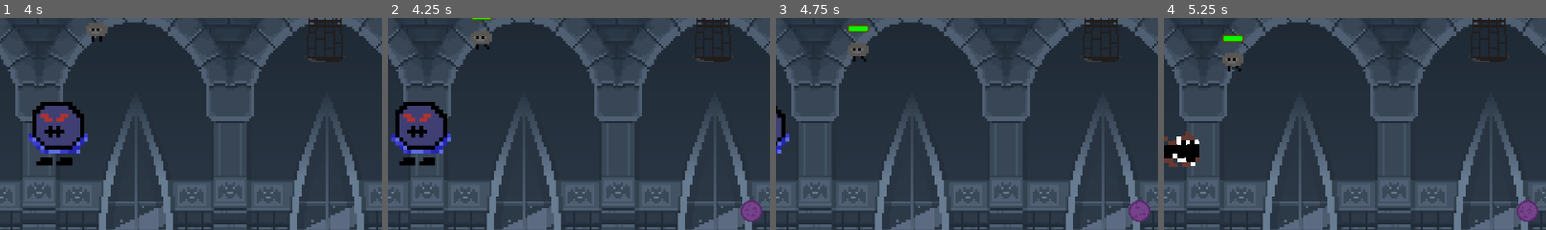
Above: before the commit, frames 1-4 (left to right).
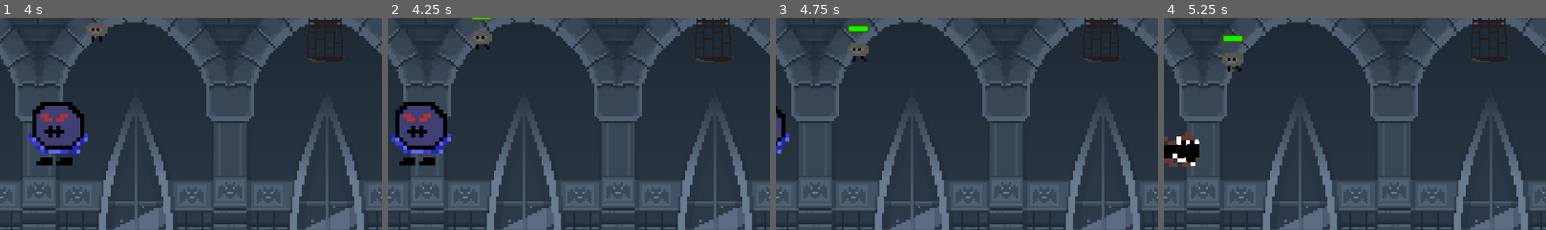
Above: after the commit, the same moments.

Repository: X13warzone/Phase-Two
Game: Godot game, scene res://level.tscn
The game is run twice, just before and just after one commit, with the same random seed, the same clock (stepped at 60 frames per second) and the same inputs.
Inputs (mouse positions are % of the whole screen's width and height, from its top left):
- Up to frame 1 (4 s): tap Enter at 0.5 s; move the mouse to (72, 45) at 0.52 s; press the mouse at (72, 45) at 0.53 s; hold D (move_right) 0.53-1.28 s; move the mouse to (30, 55) at 1.27 s; release the mouse at (30, 55) at 1.28 s; hold S (move_down) 1.28-2.03 s; click (30, 55) at 1.35 s; move the mouse to (60, 28) at 2.02 s; press the mouse at (60, 28) at 2.03 s; hold D (move_right) 2.03-2.78 s; move the mouse to (45, 70) at 2.77 s; release the mouse at (45, 70) at 2.78 s; hold W (move_up) 2.78-3.53 s; click (45, 70) at 2.85 s; move the mouse to (80, 65) at 3.52 s; press the mouse at (80, 65) at 3.53 s; hold A (move_left) from 3.53 s (still down)
- Up to frame 2 (4.25 s): keep holding A (move_left); tap Q (skill_1) at 4.15 s
- Up to frame 3 (4.75 s): keep holding A (move_left); move the mouse to (20, 35) at 4.27 s; release the mouse at (20, 35) at 4.28 s; click (20, 35) at 4.35 s
- Up to frame 4 (5.25 s): move the mouse to (55, 50) at 5.02 s; release A (move_left) at 5.03 s; press the mouse at (55, 50) at 5.03 s; hold S (move_down) from 5.03 s (still down)
The pictures show only the part of the screen within x 32-82%, y 20-70%; the shares and areas given below are measured in that part.

Frame 1 is identical in both runs. In frame 2, 0.5% of the frame differs, in the area x 92-98%, y 86-97%; in frame 3, 0.5%; in frame 4, 0.5%.

Commit message:
Fixed bug with magic pool being unlocked too early

Diff:
--- a/boss/boss.gd
+++ b/boss/boss.gd
@@ -6,6 +6,7 @@
 
 
 @onready var melee_combo_timer: Timer = $MeleeComboTimer
+@onready var magic_pool_timer: Timer = $MagicPoolTimer
 @onready var hp_bar: TextureProgressBar = $CanvasLayer/HPBar
 @onready var attack_player: AnimationPlayer = $AttackHitbox/AttackPlayer
 @onready var animated_sprite_2d: AnimatedSprite2D = $AnimatedSprite2D
@@ -50,8 +51,10 @@
 	$AttackHitbox.rotation = (position.angle_to_point(get_viewport().get_mouse_position()))
 
 	do_melee_next = false
-	if Input.is_action_pressed("skill_1"):
-		attack_magic_pool()
+	if Input.is_action_pressed("skill_1") and unlock_magic_pool:
+		if magic_pool_timer.is_stopped():
+			magic_pool_timer.start(7)
+			attack_magic_pool()
 	elif Input.is_action_pressed("attack"):
 		if melee_combo_timer.is_stopped():
 			attack_melee_sweep(1)
Not shown, added: releases/v3.zip
